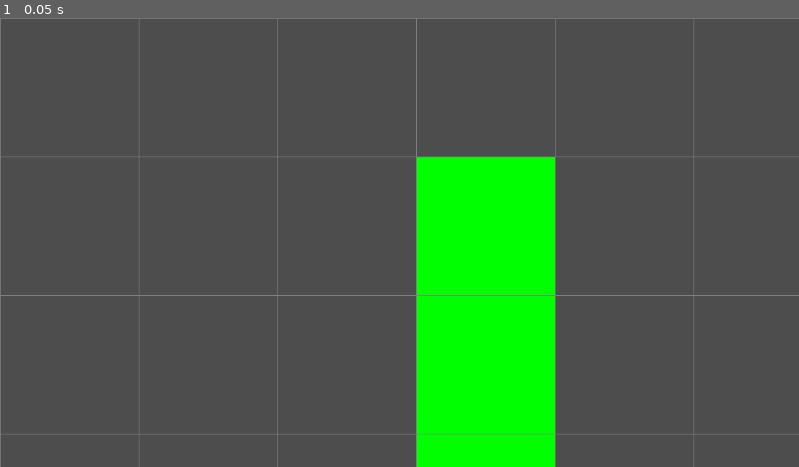
Above: before the commit, frame 1.
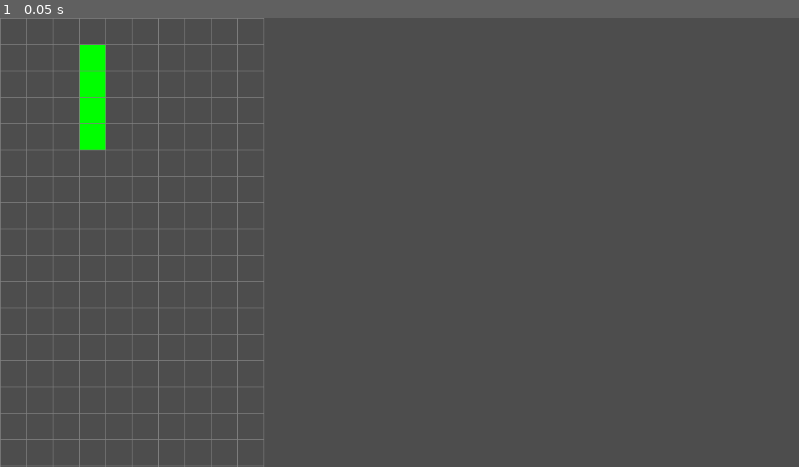
Above: after the commit, the same moment.

Repository: michaellawson96/Polyomino
Game: Godot game, scene res://scenes/Game.tscn
Same seed, same stepped clock (60 frames per second), same inputs: the game is played once before the commit and once after it.
Inputs:
- Up to frame 1 (0.05 s): no input

The runs differ from the first frame. In frame 1, 15% of the frame differs, in the area x 0-100%, y 0-100%.

Commit message:
PTP2 Step 4.1 - Fix board resizing issue

Diff:
--- a/scenes/Board.tscn
+++ b/scenes/Board.tscn
@@ -5,9 +5,7 @@
 
 [node name="Board" type="Node2D"]
 script = ExtResource("1_iw82w")
-board_width = 8
-board_height = 17
-cell_size = 200
+cell_size = 38
 
 [node name="PolyominoContainer" type="Node2D" parent="."]
 
--- a/scenes/GridOverlay.tscn
+++ b/scenes/GridOverlay.tscn
@@ -2,5 +2,7 @@
 
 [ext_resource type="Script" path="res://scripts/GridOverlay.gd" id="1_pqktc"]
 
-[node name="GridOverlay" type="Node2D"]
+[node name="GridOverlay" type="Control"]
+layout_mode = 3
+anchors_preset = 0
 script = ExtResource("1_pqktc")
--- a/scripts/Board.gd
+++ b/scripts/Board.gd
@@ -3,16 +3,25 @@
 @export var board_width: int = 10:
 	set(value):
 		board_width = value
-		queue_redraw()
+		_call_deferred_refresh()
+
 @export var board_height: int = 20:
 	set(value):
 		board_height = value
-		queue_redraw()
+		_call_deferred_refresh()
+
 @export var cell_size: int = 32:
 	set(value):
 		cell_size = value
 		_propagate_cell_size()
-		queue_redraw()
+		_call_deferred_refresh()
+
+func _call_deferred_refresh():
+	call_deferred("_refresh_overlay")
+
+func _refresh_overlay():
+	if has_node("GridOverlay"):
+		$GridOverlay.refresh()
 
 func _propagate_cell_size():
 	if not has_node("PolyominoContainer"):
@@ -44,7 +53,6 @@
 	$GridOverlay.refresh()
 # TEST_CODE ONLY! REMOVE!
 
-func _draw() -> void:
 	var color = Color(0.5, 0.5, 0.5)
 	var width = 1.0  # line thickness
 
--- a/scripts/GridOverlay.gd
+++ b/scripts/GridOverlay.gd
@@ -1,4 +1,4 @@
-extends Node2D
+extends Control
 
 @export var board_node_path: NodePath = ".."  # default to parent
 @onready var board: Node = get_node(board_node_path)
@@ -21,4 +21,13 @@
 		draw_line(Vector2(0, y_pos), Vector2(w * cs, y_pos), color, width)
 
 func refresh():
+	sync_size()
+
+func sync_size():
+	if board == null:
+		return
+	var w = board.board_width
+	var h = board.board_height
+	var cs = board.cell_size
+	size = Vector2(w * cs, h * cs)
 	queue_redraw()
